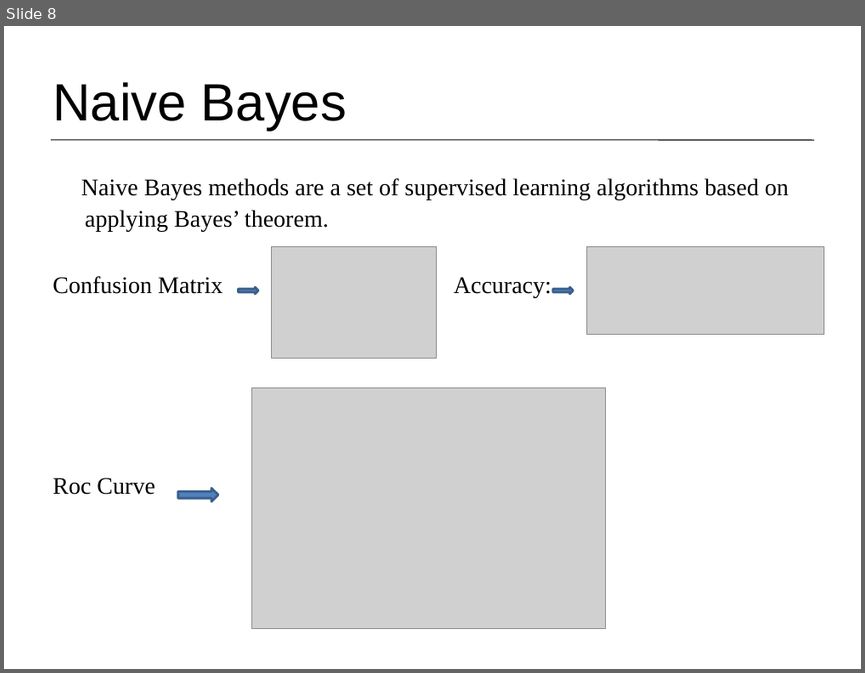
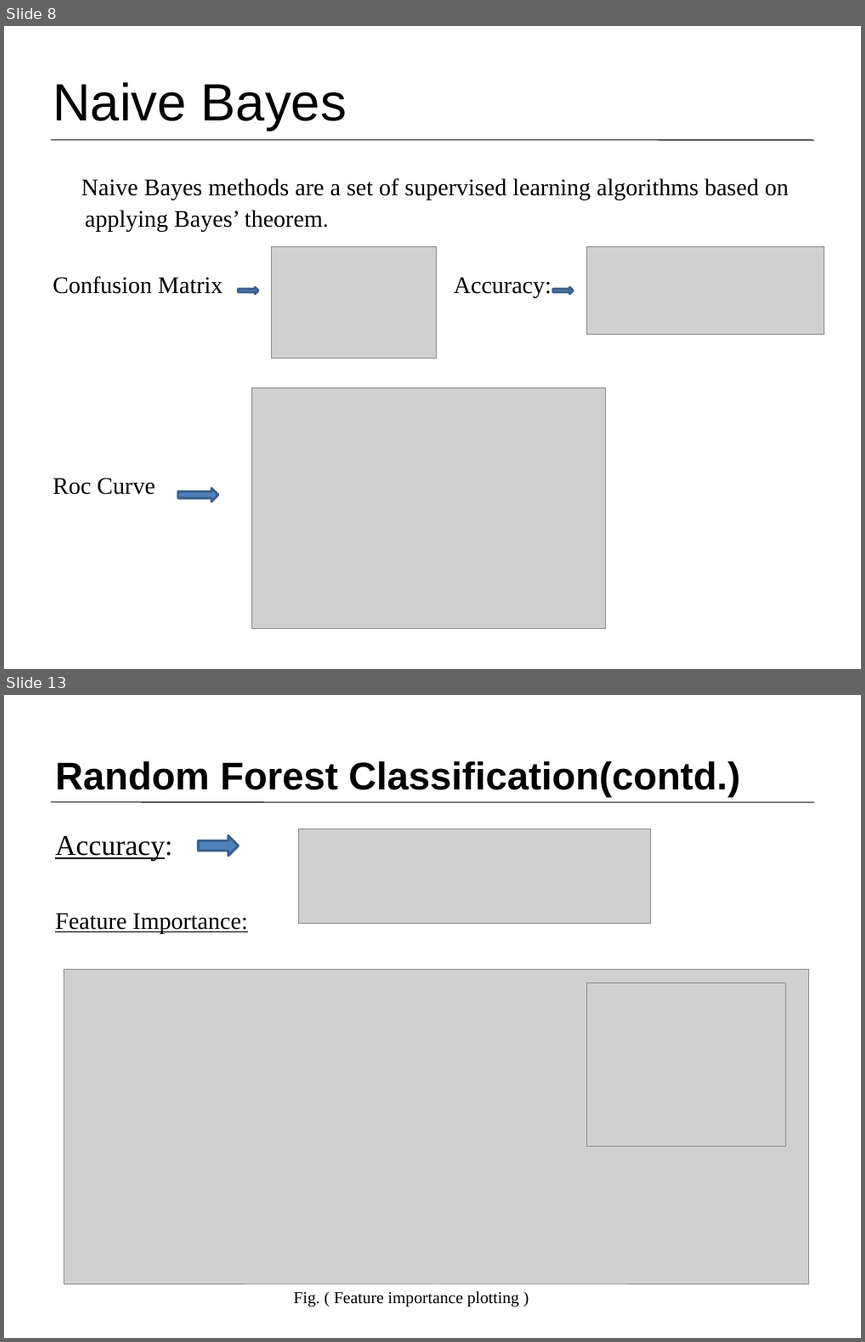
Before and after one commit to Customer-Churn-Prediction/Project-Machine-Learning, a slide deck: Customer Churn Prediction In Telecom Industry.pptx. Shown one above the other, each under a label of ours: slide 8 before the commit, slides 8 and 13 after it; the slides between them are not shown. The pictures are 865x673 and 865x1342 pixels, drawn with LibreOffice and Linux fonts; fonts in the diff are those of the drawing; grey boxes stand for pictures. Boxes give left, top, right and bottom in pixels: in the first picture for what was removed or moved away, otherwise in the second. Text is boxed around its words. In the diff, an @@ line names an element or a change of style, - is before the commit and + after.

```diff
--- a/Customer Churn Prediction In Telecom Industry.pptx
+++ b/Customer Churn Prediction In Telecom Industry.pptx
@@ slide 13 added at (x1=4, y1=695, x2=861, y2=1338), background #FFFFFF @@
@@ title added at (x1=55, y1=761, x2=740, y2=797), 32.4 pt, text #000000, bold @@
+Random Forest Classification(contd.)
@@ line added from (51, 802) to (814, 802), #000000 0.75 pt @@
@@ text added at (x1=55, y1=835, x2=247, y2=934), 20 pt, text #000000, underline @@
+Accuracy:
+Feature Importance:
@@ right arrow added at (x1=199, y1=835, x2=239, y2=855), fill #4F81BD, outline #3A5F8C 2 pt @@
@@ picture added at (x1=299, y1=828, x2=650, y2=923) @@
@@ picture added at (x1=64, y1=970, x2=809, y2=1283) @@
@@ picture added at (x1=586, y1=983, x2=785, y2=1146) @@
@@ text added at (x1=294, y1=1291, x2=519, y2=1307), 14 pt, text #000000 @@
+Fig. ( Feature importance plotting )
```
Also in this commit, not shown: 3 slides changed, 8 other slides added, 1 slide removed.
